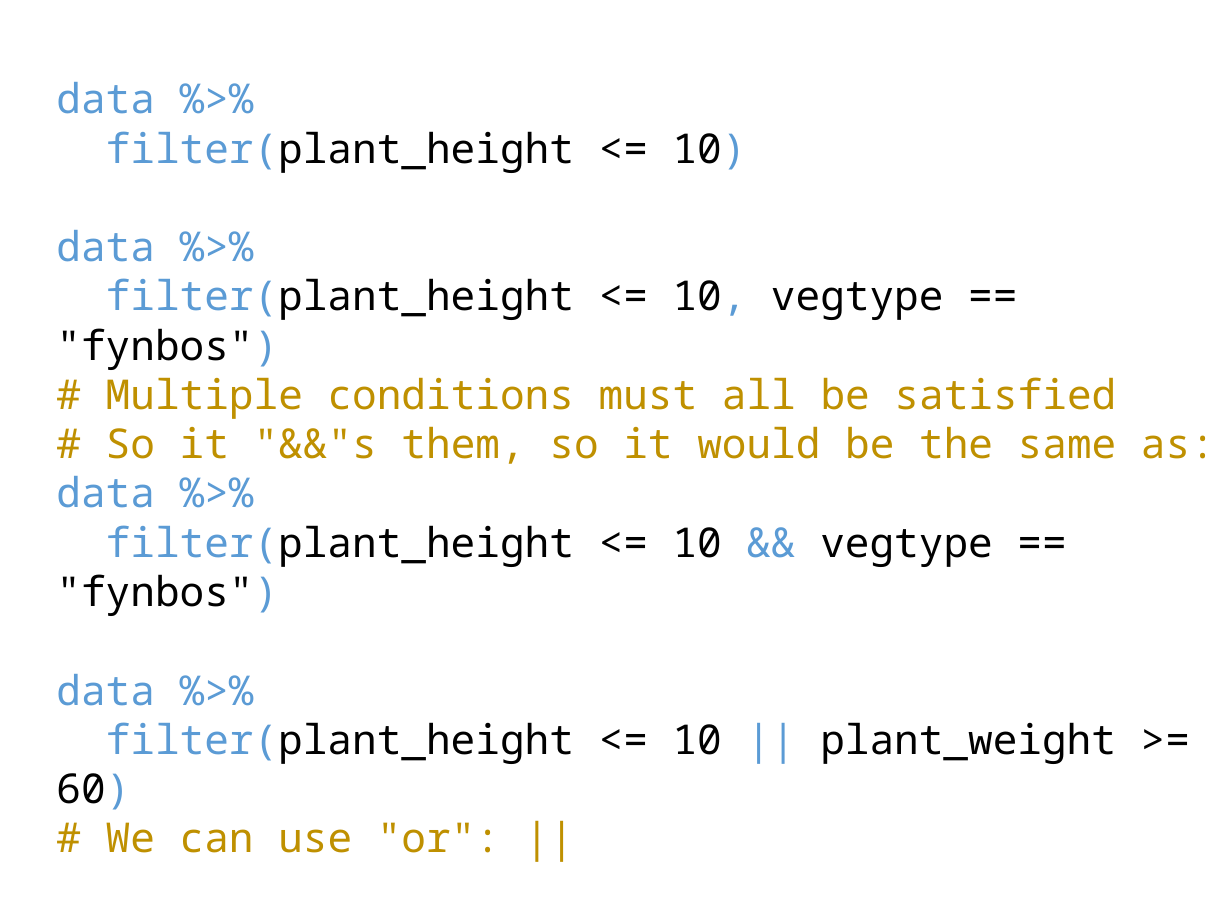
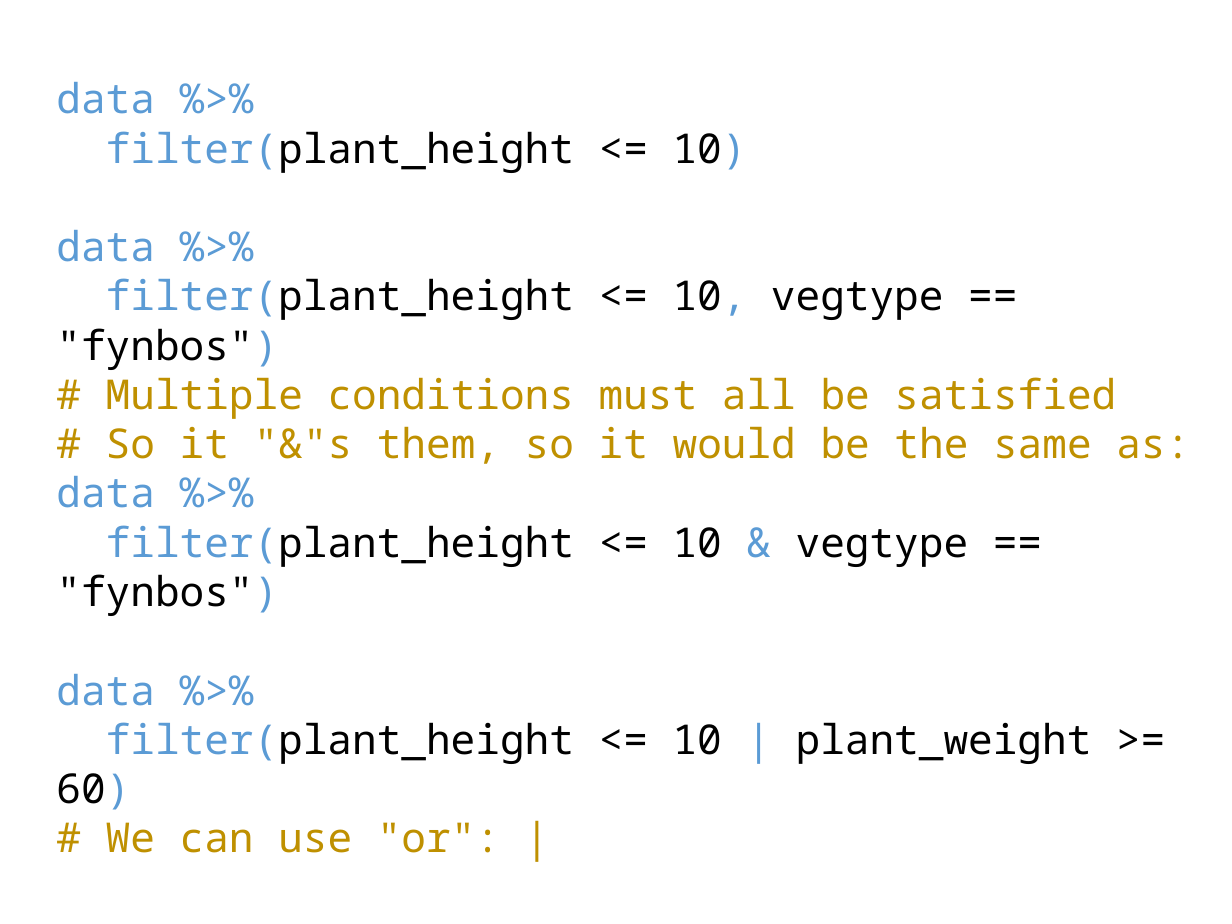
Before and after one commit to rvanmazijk/BioSci-tidyverse-workshop, a slide deck: slide 23 of slides-and-notes/day-2-slides.pptx (slide 25 before the commit). Drawn at 1232x924 pixels with LibreOffice and Linux fonts; fonts in the diff are those of the drawing. Boxes give left, top, right and bottom in pixels: in the first picture for what was removed or moved away, otherwise in the second. Text is boxed around its words. In the diff, an @@ line names an element or a change of style, - is before the commit and + after.

Commit message:
Finish slides for today

```diff
--- a/slides-and-notes/day-2-slides.pptx
+++ b/slides-and-notes/day-2-slides.pptx
@@ text at <box>106,426,1190,464</box>: text changed @@
-# So it "&&"s them, so it would be the same as:
+# So it "&"s them, so it would be the same as:
@@ text at <box>56,525,969,616</box>: text changed @@
-filter(plant_height <= 10 && vegtype == "fynbos")
+filter(plant_height <= 10 & vegtype == "fynbos")
@@ text at <box>56,722,1092,853</box>: text changed @@
-filter(plant_height <= 10 || plant_weight >= 60)
-# We can use "or": ||
+filter(plant_height <= 10 | plant_weight >= 60)
+# We can use "or": |
```
Also in this commit, not shown: 2 other slides changed, 3 slides removed.
